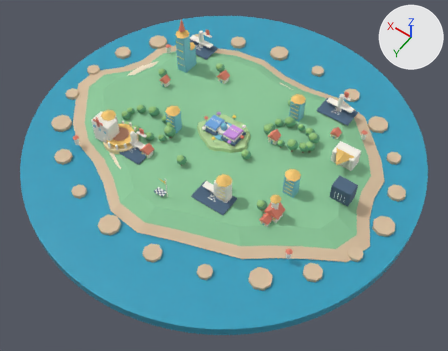
Before and after pictures for a commit that changed the glTF model GodotProject/Assets/archipelago_map.glb.
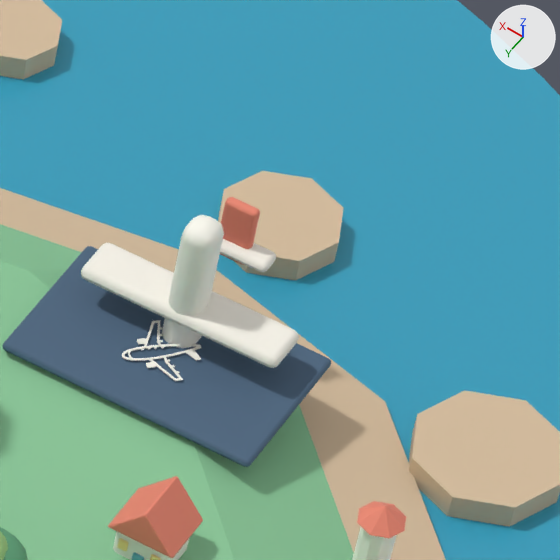
The first picture shows the older version from a camera (50 mm lens) standing at (-21.1, 29.6, 41.5) and looking at (-2.2, 3.1, -0.1). The close-ups show the older and then the newer version on the part from 71% to 86% of the width and 19% to 39% of the height of that picture. Only the edits that show in the close-ups are written down. Every picture has the same lights, and +X, +Y and +Z are marked at upper right. Where no turn or scale is listed for an object, it has been applied to the vertices.

In view in the first close-up: 'Airfield apron.038', 'Airliner coral tail.038', 'Airliner fuselage.038', 'Airliner swept wings.038', 'Airliner tailplane.038', 'Beacon roof.066', 'Coastal rock.358', 'Coastal rock.359', 'Coastal rock.360', 'IslandTerrain_03.016', 'Ocean plinth.016', 'Terracotta gable.116', 'Tree crown lower.526', 'Tree crown sunlit.526' and 6 more.
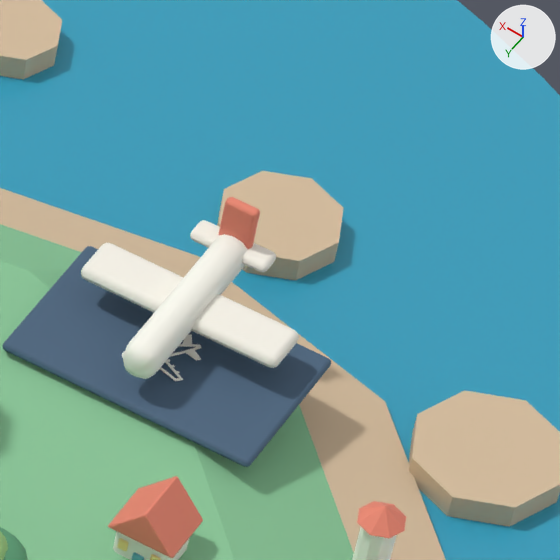
What differs and where, as boxes [x1, y1, x2, y2] in the close-ups (560 x 560 px):
'Airliner fuselage.016', added: after [123, 234, 248, 379]
'Airliner fuselage.038', deleted: before [162, 215, 224, 348]
'Tree crown lower.526', moved, rescaled (not visible afterwards): before [0, 528, 28, 560]
'Tree crown sunlit.526', moved, rescaled (not visible afterwards): before [0, 531, 8, 560]

Patch to the scene script:
```diff
--- a/GodotProject/Assets/archipelago_map.glb.py
+++ b/GodotProject/Assets/archipelago_map.glb.py
@@ me_立方體_6174 @@
+me_立方體_6174.from_pydata(...)  # 96 vertices, 188 faces; spans x -0.21..0.21, y -1.25..1.25, z -0.24..0.24
+me_立方體_6174.materials.append(mat_white_024)  # white #fdfcf1
@@ ob_airliner_fuselage_038 @@
-ob_airliner_fuselage_038 = bpy.data.objects.new('Airliner fuselage.038', me_立方體_9424)
-ob_airliner_fuselage_038.location = (-6.75, -8.43, 1.55)
@@ ob_tree_crown_lower_526 @@
 ob_tree_crown_lower_526 = bpy.data.objects.new('Tree crown lower.526', me_球體_1813)
-ob_tree_crown_lower_526.location = (-6.91, -3.55, 1.65)
+ob_tree_crown_lower_526.location = (-7.1, 4.8, 1.57)
 ob_tree_crown_lower_526.rotation_euler = (1.571, 0.0, 0.0)  # degrees (90, 0, 0)
-ob_tree_crown_lower_526.scale = (0.489, 0.404, 0.489)
+ob_tree_crown_lower_526.scale = (0.426, 0.353, 0.426)
@@ ob_tree_crown_sunlit_526 @@
 ob_tree_crown_sunlit_526 = bpy.data.objects.new('Tree crown sunlit.526', me_球體_1814)
-ob_tree_crown_sunlit_526.location = (-6.82, -3.48, 1.86)
+ob_tree_crown_sunlit_526.location = (-5.86, -1.77, 1.78)
 ob_tree_crown_sunlit_526.rotation_euler = (1.571, 0.0, 0.0)  # degrees (90, 0, 0)
-ob_tree_crown_sunlit_526.scale = (0.376, 0.338, 0.376)
+ob_tree_crown_sunlit_526.scale = (0.489, 0.404, 0.489)
@@ ob_airliner_fuselage_016 @@
+ob_airliner_fuselage_016 = bpy.data.objects.new('Airliner fuselage.016', me_立方體_6174)
+ob_airliner_fuselage_016.location = (-6.75, -8.43, 1.55)
```
